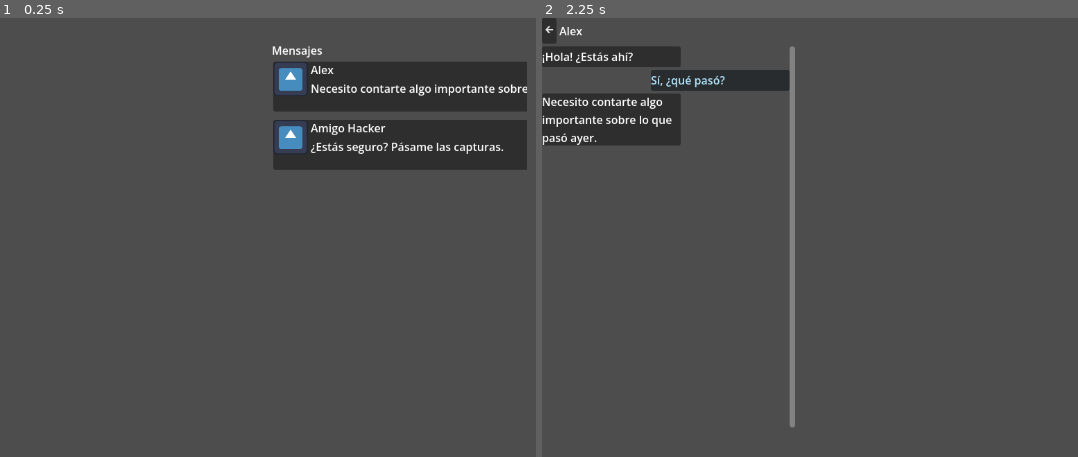
Above: before the commit, frames 1-2 (left to right).
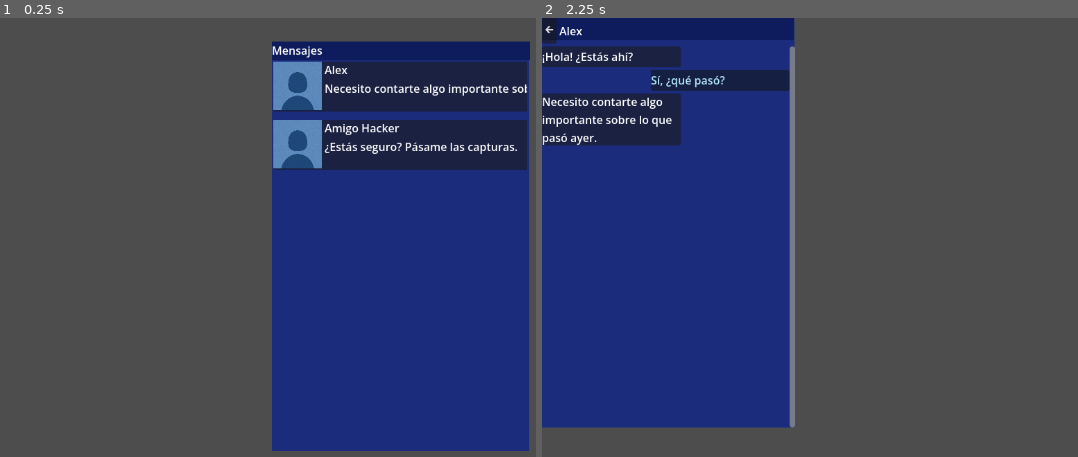
Above: after the commit, the same moments.

Repository: mspedraza09/What_happened_to_Alex-_
Game: Godot game, scene res://game/scenes/apps_2/AppMensaje/AppMensaje.tscn
The game is run twice, just before and just after one commit, with the same random seed, the same clock (stepped at 60 frames per second) and the same inputs. The project has no main scene, so this scene is started directly. The engine's default icon, where the game draws it, is replaced by a stand-in: a white triangle on a blue panel in a dark square.
Inputs (mouse positions are in pixels of both pictures, inside the frame that each line leads up to):
- Up to frame 1 (0.25 s): no input
- Up to frame 2 (2.25 s): click (965, 88) at 0.52 s; click "🡰" at 1.25 s; click (965, 88) at 2.02 s

The runs differ from the first frame. In frame 1, 37% of the frame differs, in the area x 50-99%, y 5-99%; in frame 2, 38%, in the area x 0-48%, y 0-94%.

Commit message:
Agregando componentes visuales de AppMensaje

Diff:
--- /dev/null
+++ b/what-happened-to-alex--/game/scenes/apps_2/AppDiary/AppDiary.tscn
@@ -0,0 +1,9 @@
+[gd_scene format=3 uid="uid://lj2kcs2n0s4r"]
+
+[node name="AppDiary" type="Control" unique_id=954544574]
+layout_mode = 3
+anchors_preset = 15
+anchor_right = 1.0
+anchor_bottom = 1.0
+grow_horizontal = 2
+grow_vertical = 2
--- a/what-happened-to-alex--/game/scenes/apps_2/AppMensaje/AppMensaje.tscn
+++ b/what-happened-to-alex--/game/scenes/apps_2/AppMensaje/AppMensaje.tscn
@@ -13,6 +13,22 @@
 grow_vertical = 2
 mouse_filter = 1
 script = ExtResource("1_ixrd5")
+
+[node name="Background" type="ColorRect" parent="." unique_id=1102032220]
+layout_mode = 0
+offset_left = 392.0
+offset_top = 35.0
+offset_right = 763.0
+offset_bottom = 625.0
+color = Color(0.105882354, 0.17254902, 0.49019608, 1)
+
+[node name="ColorRect" type="ColorRect" parent="." unique_id=1669312227]
+layout_mode = 0
+offset_left = 392.0
+offset_top = 34.0
+offset_right = 764.0
+offset_bottom = 61.0
+color = Color(0.05490196, 0.105882354, 0.3647059, 1)
 
 [node name="Container" type="MarginContainer" parent="." unique_id=1096658104]
 layout_mode = 0
--- a/what-happened-to-alex--/game/scenes/apps_2/AppMensaje/app_mensaje.gd
+++ b/what-happened-to-alex--/game/scenes/apps_2/AppMensaje/app_mensaje.gd
@@ -5,6 +5,8 @@
 func _ready() -> void:
 	# Aseguramos que al empezar se vea la lista y no el chat
 	$Container.show()
+	$Background.show()
+	$ColorRect.show()
 	$PantallaChat.hide()
 	renderizar_lista_chats()
 
@@ -30,7 +32,8 @@
 
 	# 1. Escondemos la lista
 	$Container.hide()
-
+	$Background.hide()
+	$ColorRect.hide()
 	# 2. Mostramos la pantalla de chat y le pasamos los datos
 	$PantallaChat.show()
 	$PantallaChat.cargar_conversacion(usuario)
--- a/what-happened-to-alex--/game/scenes/apps_2/AppMensaje/items_chat.tscn
+++ b/what-happened-to-alex--/game/scenes/apps_2/AppMensaje/items_chat.tscn
@@ -1,7 +1,7 @@
 [gd_scene format=3 uid="uid://cf651eml0hbf"]
 
-[ext_resource type="Texture2D" uid="uid://c8dirl274lo6y" path="res://game/assets/icon.svg" id="1_3a5v3"]
 [ext_resource type="Script" uid="uid://ctb5l8xbtyt3q" path="res://game/scenes/apps_2/AppMensaje/items_chat.gd" id="1_m2ijy"]
+[ext_resource type="Texture2D" uid="uid://ut4hivg5b0y3" path="res://game/assets/iconoc chat.jpeg" id="2_m2ijy"]
 
 [node name="items_chat" type="Control" unique_id=187554616]
 custom_minimum_size = Vector2(0, 80)
@@ -24,8 +24,9 @@
 
 [node name="foto_usuario" type="TextureRect" parent="Button/HBoxContainer" unique_id=350680611]
 unique_name_in_owner = true
+custom_minimum_size = Vector2(0, 70.5)
 layout_mode = 2
-texture = ExtResource("1_3a5v3")
+texture = ExtResource("2_m2ijy")
 expand_mode = 2
 
 [node name="VBoxContainer" type="VBoxContainer" parent="Button/HBoxContainer" unique_id=1757357416]
--- a/what-happened-to-alex--/game/scenes/apps_2/AppMensaje/pantallaChat.tscn
+++ b/what-happened-to-alex--/game/scenes/apps_2/AppMensaje/pantallaChat.tscn
@@ -10,6 +10,18 @@
 grow_horizontal = 2
 grow_vertical = 2
 script = ExtResource("1_h2h80")
+
+[node name="BackgroundChat" type="ColorRect" parent="." unique_id=1885527908]
+layout_mode = 0
+offset_right = 364.0
+offset_bottom = 591.0
+color = Color(0.105882354, 0.17254902, 0.49019608, 1)
+
+[node name="ColorRect" type="ColorRect" parent="." unique_id=1504047503]
+layout_mode = 0
+offset_right = 363.0
+offset_bottom = 32.0
+color = Color(0.05490196, 0.105882354, 0.3647059, 1)
 
 [node name="VBoxContainer" type="VBoxContainer" parent="." unique_id=2001493055]
 layout_mode = 0
--- a/what-happened-to-alex--/game/scenes/apps_2/AppMensaje/pantalla_chat.gd
+++ b/what-happened-to-alex--/game/scenes/apps_2/AppMensaje/pantalla_chat.gd
@@ -32,3 +32,5 @@
 func _on_boton_volver_pressed():
 	self.hide()
 	get_parent().get_node("Container").show()
+	get_parent().get_node("Background").show()
+	get_parent().get_node("ColorRect").show()
--- a/what-happened-to-alex--/game/scenes/apps_2/AppMensaje/v_box_container.gd
+++ b/what-happened-to-alex--/game/scenes/apps_2/AppMensaje/v_box_container.gd
@@ -8,7 +8,7 @@
 func renderizar_lista_chats():
 	# Limpiamos la lista por si acaso
 	for child in %VBoxContainer.get_children():
-		if child is not Label: # Para no borrar el nombre de la app si está dentro
+		if child.name != "nombre_app":
 			child.queue_free()
 
 	# Recorremos la base de datos que creamos en Global
Binary file added: what-happened-to-alex--/game/assets/iconoc chat.jpeg
Not shown, added: what-happened-to-alex--/game/assets/iconoc chat.jpeg.import
